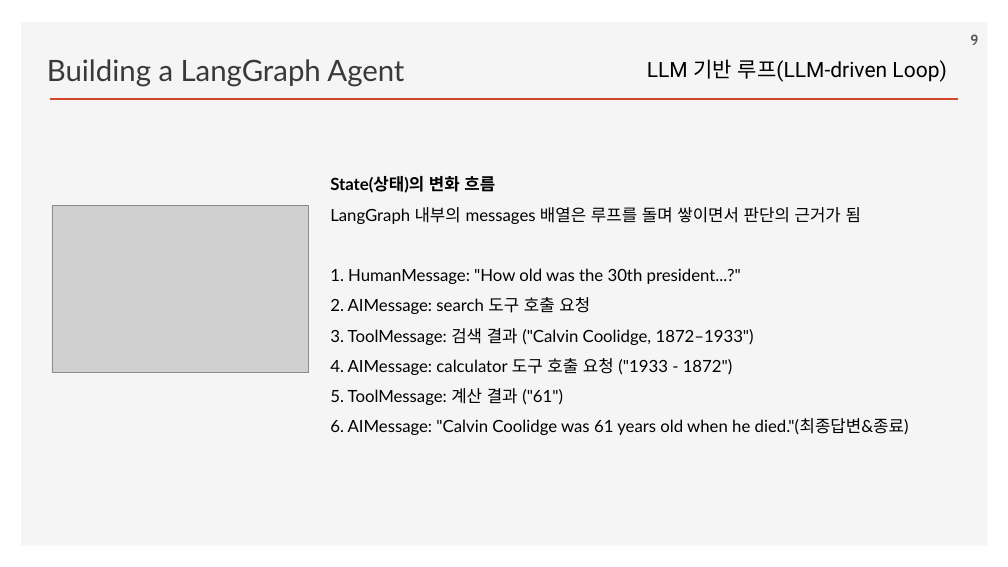
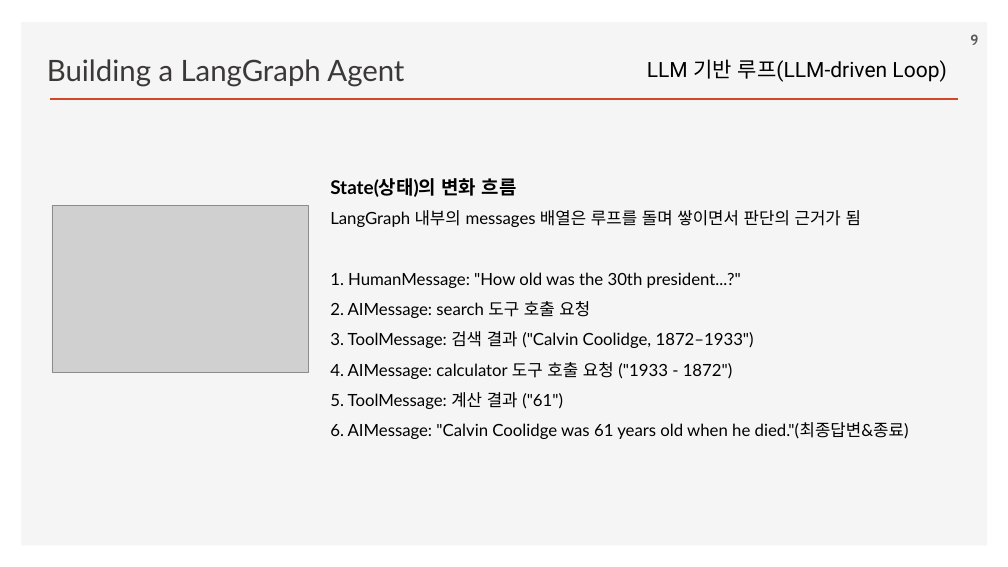
Before and after one commit to ancestor9/2026_Fall_Learning-Langchain-AI-Agent, a slide deck: slide 9 of ppts/CHAPTER 6 Agent Architecture.pptx. Drawn at 1008x567 pixels with LibreOffice and Linux fonts; fonts in the diff are those of the drawing; grey boxes stand for pictures; background and template pictures are left out. Boxes give left, top, right and bottom in pixels: in the first picture for what was removed or moved away, otherwise in the second. Text is boxed around its words. In the diff, an @@ line names an element or a change of style, - is before the commit and + after.

```diff
--- a/ppts/CHAPTER 6 Agent Architecture.pptx
+++ b/ppts/CHAPTER 6 Agent Architecture.pptx
@@ text at (330, 178, 517, 197): size 16 to 18 pt in "State(상태)의 변화 흐름" @@
```
Also in this commit, not shown: 5 other slides changed, 1 other file.
